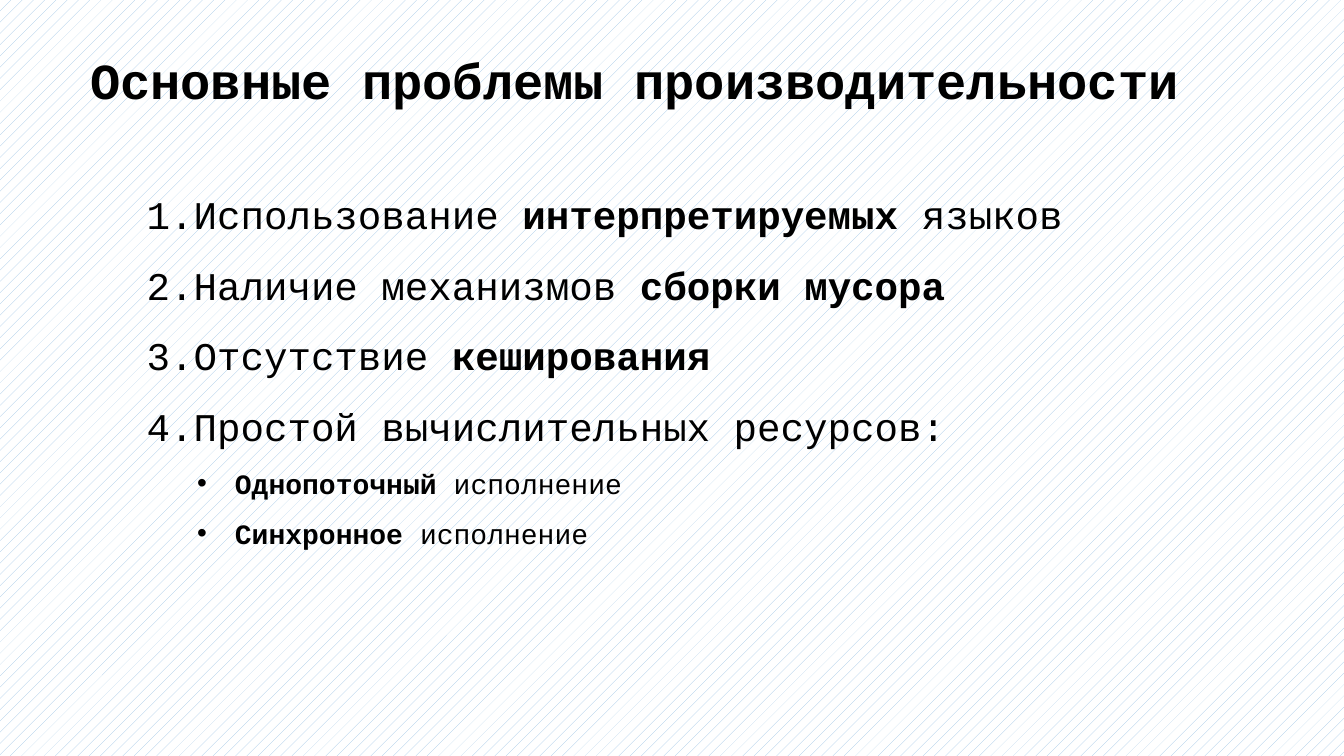
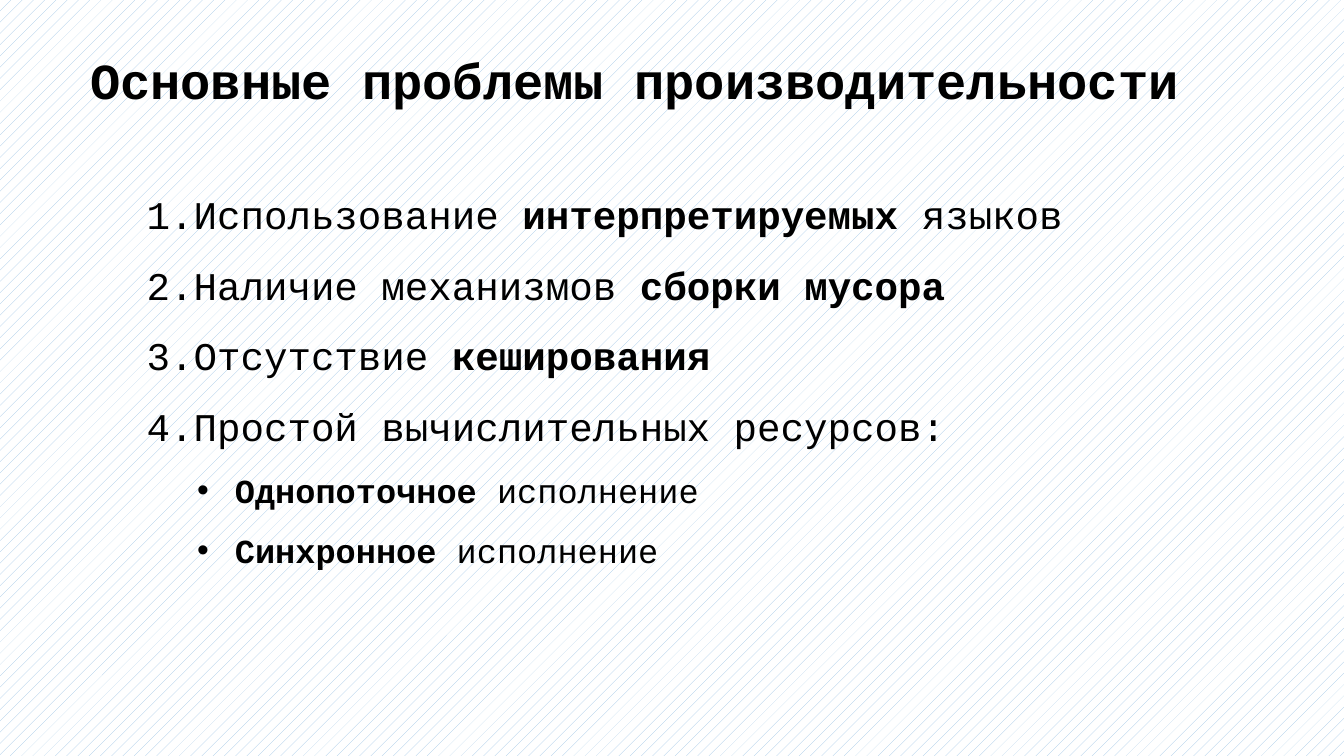
Before and after one commit to bobs4462/tachyon, a slide deck: slide 5 of docs/Презентация ВКР.pptx (slide 7 before the commit). Drawn at 1344x756 pixels with LibreOffice and Linux fonts; fonts in the diff are those of the drawing. Boxes give left, top, right and bottom in pixels: in the first picture for what was removed or moved away, otherwise in the second. Text is boxed around its words. In the diff, an @@ line names an element or a change of style, - is before the commit and + after.

```diff
--- a/docs/Презентация ВКР.pptx
+++ b/docs/Презентация ВКР.pptx
@@ text at (235, 478, 699, 512): text changed; size 20 to 24 pt @@
-  • Однопоточный исполнение
+  • Однопоточное исполнение
@@ text at (235, 539, 659, 573): size 20 to 24 pt in "Синхронное исполнение" @@
```
Also in this commit, not shown: 3 other slides changed, 1 slide added, 4 slides removed, 2 other files.
